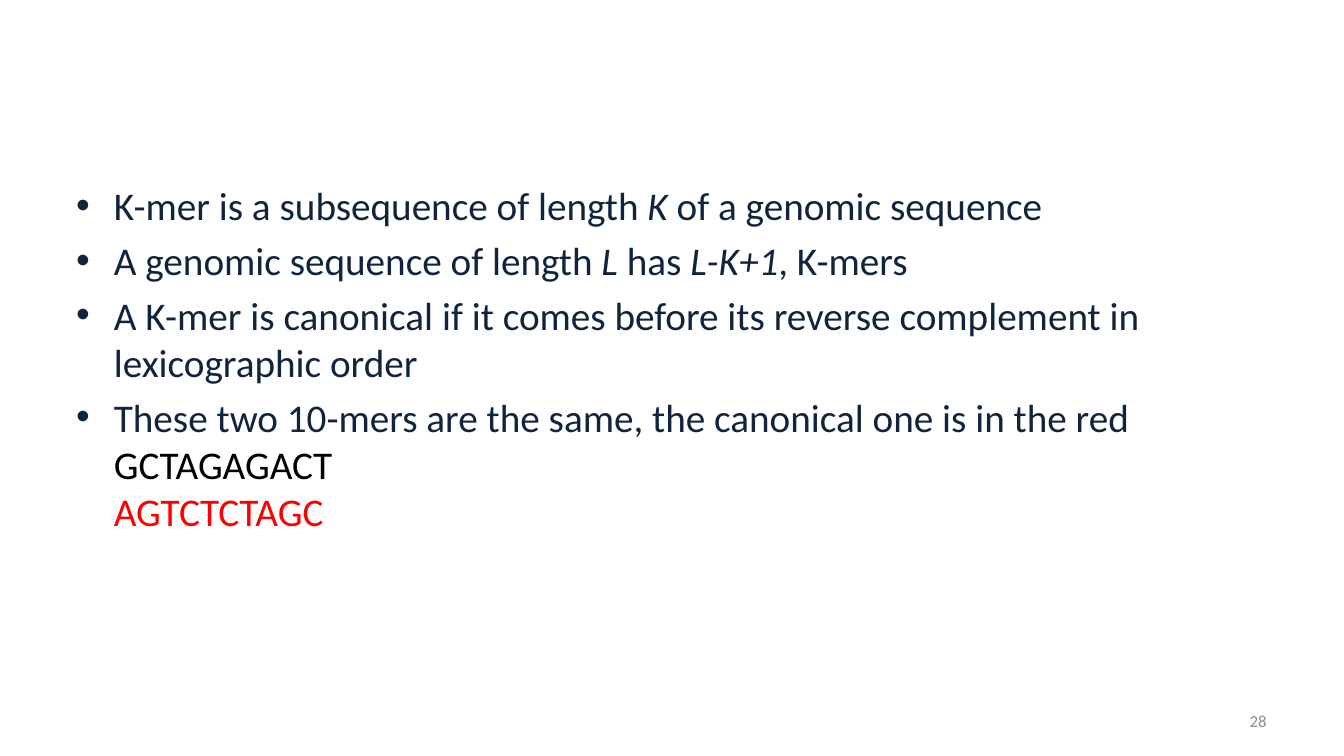
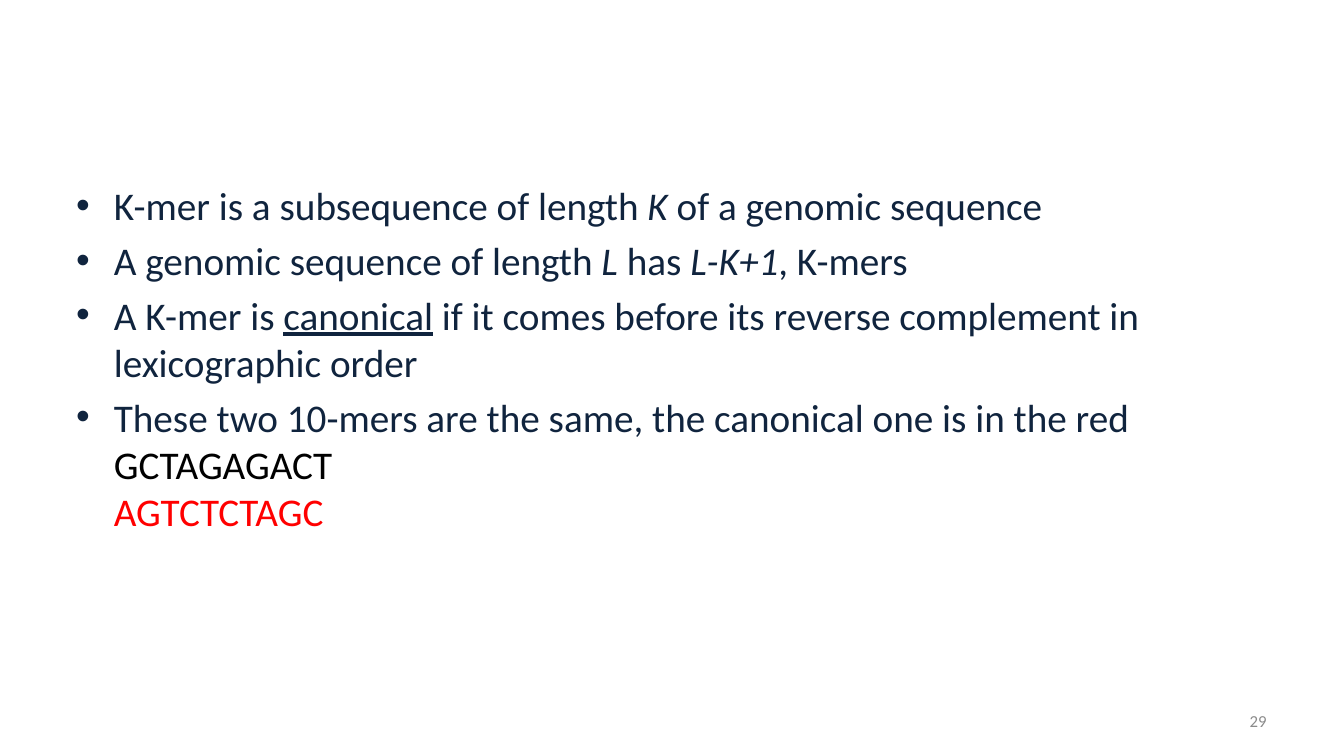
Before and after one commit to alekseyzimin/BME-Algorithms-for-Analysis-of-Genomic-Data, a slide deck: slide 29 of Fall 2026/Week 2 -- Probabilistic estimations, Sequence alignment, Minimizers.pptx (slide 28 before the commit). Drawn at 1344x756 pixels with LibreOffice and Linux fonts; fonts in the diff are those of the drawing; background and template pictures are left out. Boxes give left, top, right and bottom in pixels: in the first picture for what was removed or moved away, otherwise in the second. Text is boxed around its words. In the diff, an @@ line names an element or a change of style, - is before the commit and + after.

```diff
--- a/Fall 2026/Week 2 -- Probabilistic estimations, Sequence alignment, Minimizers.pptx
+++ b/Fall 2026/Week 2 -- Probabilistic estimations, Sequence alignment, Minimizers.pptx
@@ text at bbox=[114, 302, 1139, 384]: underline on in "canonical" @@
@@ page number at bbox=[1250, 716, 1267, 727]: text changed @@
-28
+29
```
Also in this commit, not shown: 5 other slides changed, 1 slide added.
